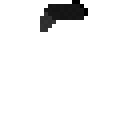
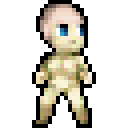
Revision of a layered 128×128 image; what changed, layer by layer:
hid "Layer #1", painted on it over [40, 0, 88, 32]
added layer "Layer #8" above "Layer #7" over [36, 24, 92, 124]
showed "female_pale.png" over [32, 0, 96, 128]
